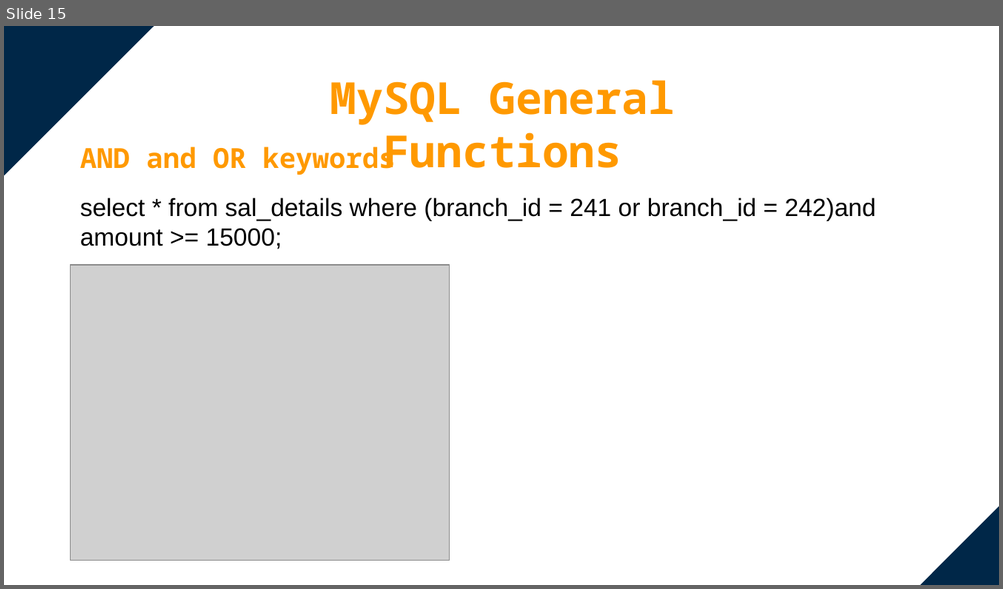
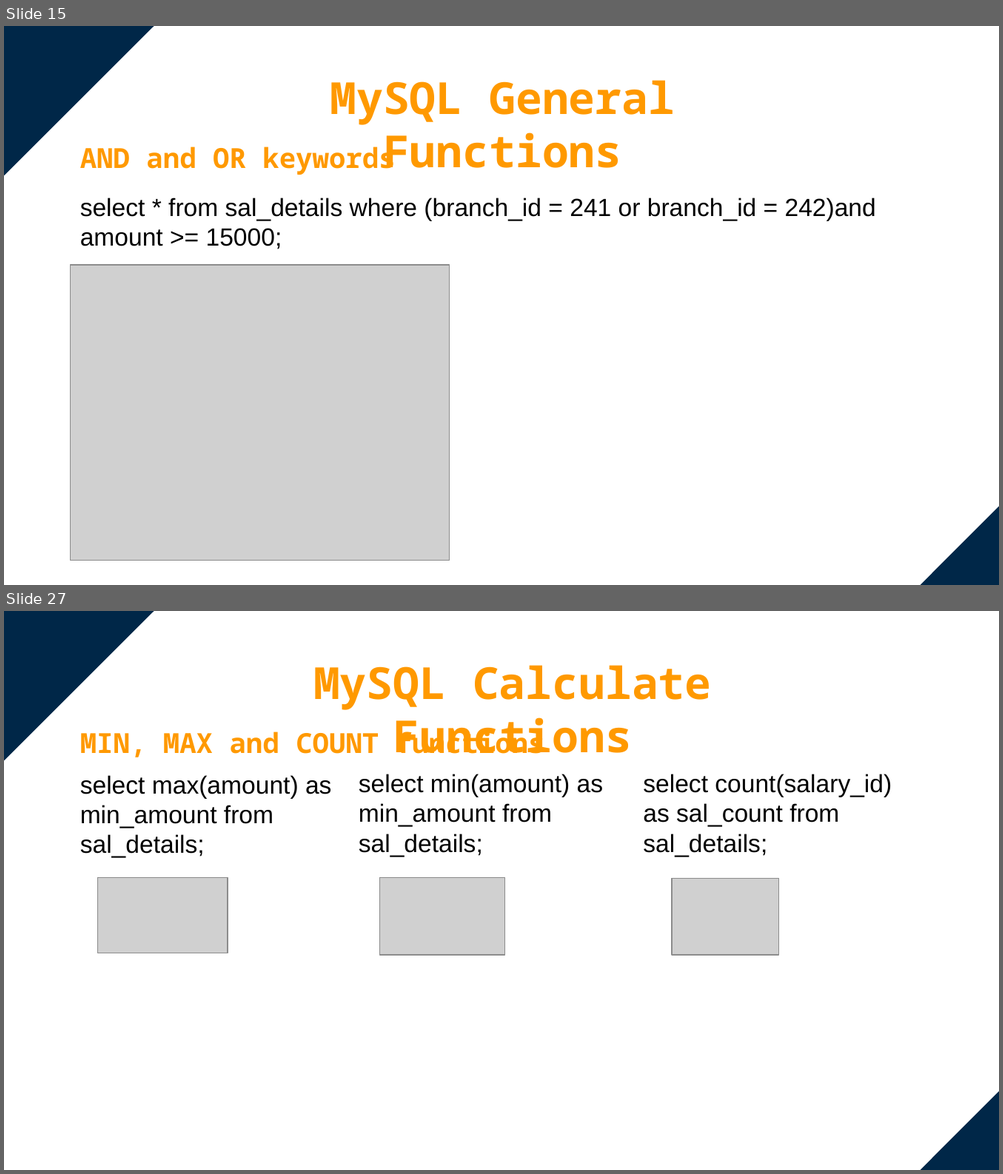
Before and after one commit to vijayadithya831/personal, a slide deck: Full Stack/SQL/Mini Project/SQL Mini Project.pptx. Shown one above the other, each under a label of ours: slide 15 before the commit, slides 15 and 27 after it; the slides between them are not shown. The pictures are 1003x589 and 1003x1174 pixels, drawn with LibreOffice and Linux fonts; fonts in the diff are those of the drawing; grey boxes stand for pictures. Boxes give left, top, right and bottom in pixels: in the first picture for what was removed or moved away, otherwise in the second. Text is boxed around its words. In the diff, an @@ line names an element or a change of style, - is before the commit and + after.

```diff
--- a/Full Stack/SQL/Mini Project/SQL Mini Project.pptx
+++ b/Full Stack/SQL/Mini Project/SQL Mini Project.pptx
@@ slide 27 added at bbox=[4, 611, 999, 1170], background #FFFFFF @@
@@ right triangle added at bbox=[4, 611, 155, 763], fill #002748 @@
@@ text added at bbox=[313, 665, 711, 760], 32 pt, text #FF9900, bold @@
+MySQL Calculate Functions
@@ text added at bbox=[80, 718, 632, 758], 20 pt, text #FF9900, bold @@
+MIN, MAX and COUNT functions
@@ text added at bbox=[80, 775, 331, 857], 18 pt, text #000000 @@
+select max(amount) as min_amount from sal_details;
@@ text added at bbox=[358, 774, 603, 857], 18 pt, text #000000 @@
+select min(amount) as min_amount from sal_details;
@@ text added at bbox=[643, 774, 891, 857], 18 pt, text #000000 @@
+select count(salary_id) as sal_count from sal_details;
@@ picture added at bbox=[97, 877, 227, 953] @@
@@ picture added at bbox=[380, 877, 505, 955] @@
@@ picture added at bbox=[671, 879, 779, 955] @@
@@ right triangle added at bbox=[916, 1089, 999, 1170], fill #002748 @@
```
Also in this commit, not shown: 4 slides changed, 23 other slides added, 1 other file.
